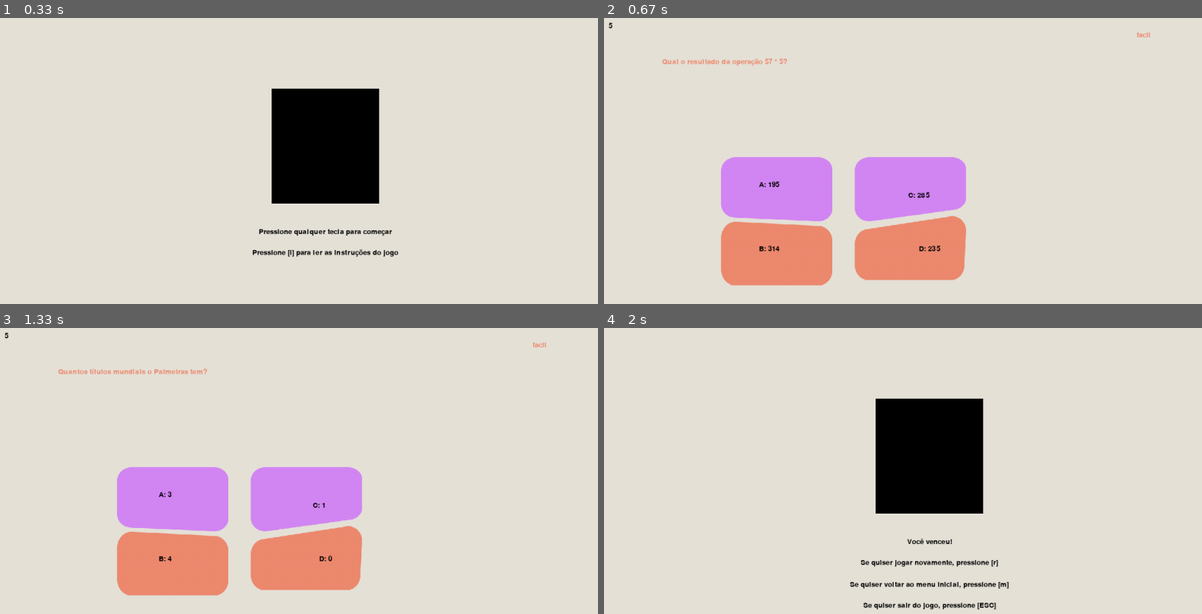
Above: before the commit, frames 1-4 (two rows, left to right).
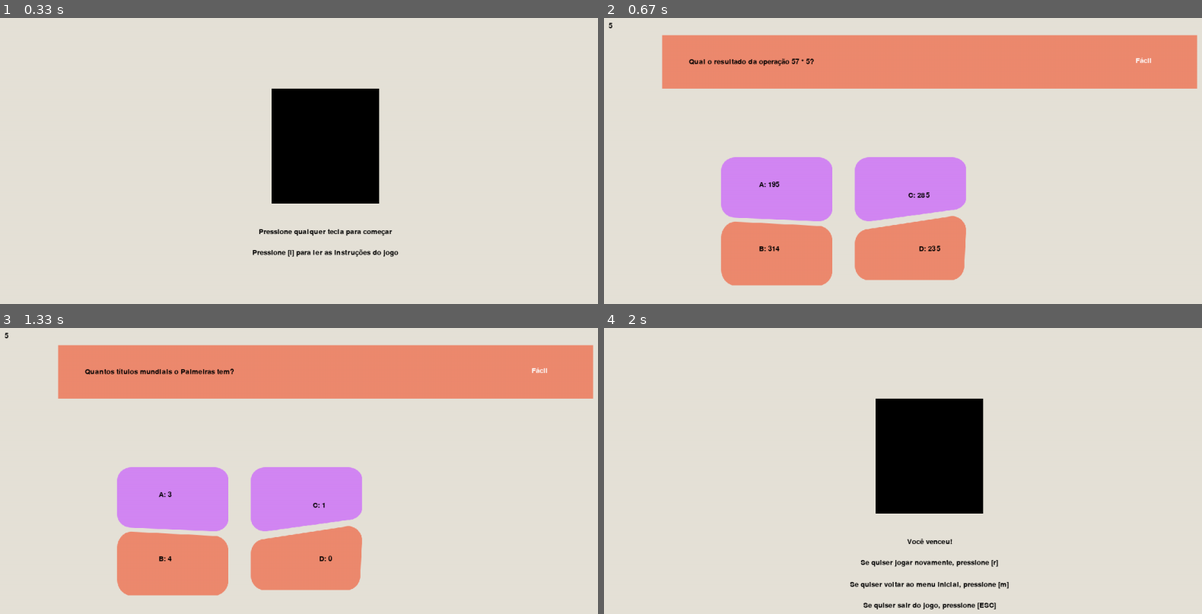
Above: after the commit, the same moments.

Repository: insper-classroom/devlife-23-1-projeto-pygame-jonas-pelegrina-gabriel-mendes
Game: pygame game, started from jogo.py
The game is run twice, just before and just after one commit, with the same random seed, the same clock (stepped at 60 frames per second) and the same inputs.
Inputs:
- Up to frame 1 (0.33 s): no input
- Up to frame 2 (0.67 s): tap Enter at 0.33 s
- Up to frame 3 (1.33 s): tap A at 0.67 s; hold R from 1 s (still down)
- Up to frame 4 (2 s): release R at 1.47 s; tap A at 1.5 s

Frame 1 is identical in both runs. In frame 2, 17% of the frame differs, in the area x 9-100%, y 5-25%; in frame 3, 17%; in frame 4, nothing differs.

Commit message:
Jogo funcionalidades para escolha

Diff:
--- a/jogo.py
+++ b/jogo.py
@@ -71,9 +71,6 @@
             window.blit(regras11, (WIDTH/2 - instrucoes.get_width()/2 - 220, HEIGHT/2 - instrucoes.get_height()/2 + 110))
             window.blit(regras12, (WIDTH/2 - instrucoes.get_width()/2 - 220, HEIGHT/2 - instrucoes.get_height()/2 + 130))
             window.blit(inicio, (WIDTH/2 - inicio.get_width()/2, HEIGHT/2 - inicio.get_height()/2 + 180))
-
-
-        # Tela de jogo
         elif inicio_jogo:
             # Criando retangulo
             window.blit(retangulo_a,(250, 300))
@@ -81,14 +78,19 @@
             window.blit(retangulo_c,(250, 420))
             window.blit(retangulo_d,(500, 410))
             # Pergunta do jogo
-            titulo = fonte_jogo.render(questao_sorteada_facil['titulo'], True, LARANJA)
-            opcoes = questao_sorteada_facil['opcoes']
+            draw.rect(window, LARANJA, (WIDTH/2 - 500, HEIGHT/10, 1000, 100))
+            titulo = fonte_jogo.render(questao_sorteada_Fácil['titulo'], True, PRETO)
+            #OPÇÕES PARA COLOCAR NO JOGO
+            opcoes = questao_sorteada_Fácil['opcoes']
+            #DESENHA O TEXTO DAS OPÇÕES
             opcao_a = fonte_jogo.render('A: ' + opcoes['A'], True, PRETO)
             opcao_b = fonte_jogo.render('B: ' + opcoes['B'], True, PRETO)
             opcao_c = fonte_jogo.render('C: ' + opcoes['C'], True, PRETO)
             opcao_d = fonte_jogo.render('D: ' + opcoes['D'], True, PRETO)
-            resposta = questao_sorteada_facil['correta']
-            window.blit (titulo, (WIDTH/2 - 500, HEIGHT/10 - titulo.get_height()/2 + 50))
+            resposta = questao_sorteada_Fácil['correta']
+            #DESENHA O TITULO
+            window.blit (titulo, (WIDTH/2 - 450, HEIGHT/10 - titulo.get_height()/2 + 50))
+            #DESENHA OS RETANGULOS
             window.blit (opcao_a, (WIDTH/2 - opcao_a.get_width()/2 - 300, HEIGHT/10 - opcao_a.get_height()/2 + 280))
             window.blit (opcao_b, (WIDTH/2 - opcao_b.get_width()/2 - 300, HEIGHT/10 - opcao_b.get_height()/2 + 400))
             window.blit (opcao_c, (WIDTH/2 - opcao_c.get_width(), HEIGHT/10 - opcao_c.get_height()/2 + 300))
@@ -98,10 +100,8 @@
 
 
             # Texto/Dificuldade
-            nivel = fonte_jogo.render(questao_sorteada_facil['nivel'], True, LARANJA)
-            window.blit (nivel, (WIDTH/2 - nivel.get_width()/2 + 400, HEIGHT/10 - nivel.get_height()/2))
-
-
+            nivel = fonte_jogo.render(questao_sorteada_Fácil['nivel'], True, BRANCO)
+            window.blit (nivel, (WIDTH/2 - nivel.get_width()/2 + 400, HEIGHT/6 - nivel.get_height()/2))
             # Timer do jogo
             window.blit(fonte_jogo.render(texto, True, (0, 0, 0)), (32, 48))
 
@@ -148,7 +148,7 @@
                 else:
                     tela_de_inicio = False
                     inicio_jogo = True
-                    questao_sorteada_facil = sorteia_questao(dicionario_classificado, 'facil')
+                    questao_sorteada_Fácil = sorteia_questao(dicionario_classificado, 'Fácil')
 
                     # Timer do jogo
                     timer, texto = 5, '5'.rjust(3)
@@ -179,7 +179,7 @@
             if evento.type == KEYDOWN and evento.key == K_r:
                 tela_fim_de_jogo = False
                 inicio_jogo = True
-                questao_sorteada_facil = sorteia_questao(dicionario_classificado, 'facil')
+                questao_sorteada_Fácil = sorteia_questao(dicionario_classificado, 'Fácil')
 
                 # Timer do jogo
                 timer, texto = 5, '5'.rjust(3)
@@ -194,7 +194,7 @@
             if evento.type == KEYDOWN and evento.key == K_r:
                 tela_venceu_jogo = False
                 inicio_jogo = True
-                questao_sorteada_facil = sorteia_questao(dicionario_classificado, 'facil')
+                questao_sorteada_Fácil = sorteia_questao(dicionario_classificado, 'Fácil')
 
                 # Timer do jogo
                 timer, texto = 5, '5'.rjust(3)
--- a/perguntas_e_respostas.py
+++ b/perguntas_e_respostas.py
@@ -1,26 +1,26 @@
 perguntas = [
          {'titulo': 'Qual a capital do Brasil?',
-          'nivel': 'facil',
+          'nivel': 'Fácil',
           'opcoes': {'A': 'Brasília', 'B': 'Rio de janeiro', 'C': 'São Paulo', 'D': 'Osasco'},
           'correta': 'A'},
          {'titulo': 'Qual o resultado da operação 5 + 5?',
-          'nivel': 'facil',
+          'nivel': 'Fácil',
           'opcoes': {'A': '10', 'B': '15', 'C': '20', 'D': '25'},
           'correta': 'A'},
          {'titulo': 'Qual o resultado da operação 57 * 5?',
-          'nivel': 'facil',
+          'nivel': 'Fácil',
           'opcoes': {'A': '195', 'B': '314', 'C': '285', 'D': '235'},
           'correta': 'C'},
          {'titulo': 'Quando é o feriado da Independência do Brasil?',
-          'nivel': 'facil',
+          'nivel': 'Fácil',
           'opcoes': {'A': '21 de Abril', 'B': '12 de Outubro', 'C': '07 de Setembro', 'D': '15 de Novembro'},
           'correta': 'C'},
          {'titulo': 'Quantos títulos mundiais o Palmeiras tem?',
-          'nivel': 'facil',
+          'nivel': 'Fácil',
           'opcoes': {'A': '3', 'B': '4', 'C': '1', 'D': '0'},
           'correta': 'D'},
          {'titulo': 'Qual o nome do presidente do Brasil?',
-          'nivel': 'facil',
+          'nivel': 'Fácil',
           'opcoes': {'A': 'Jair Bolsonaro', 'B': 'Lula', 'C': 'Dilma', 'D': 'Fernando Henrique'},
           'correta': 'B'},
          {'titulo': 'Qual o nome do maior planeta do sistema solar?',
